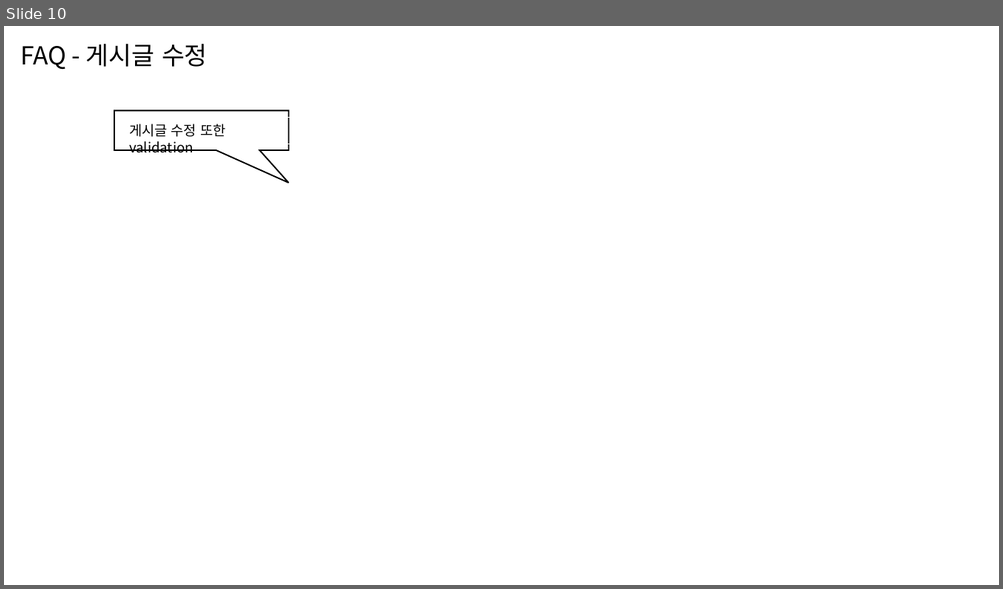
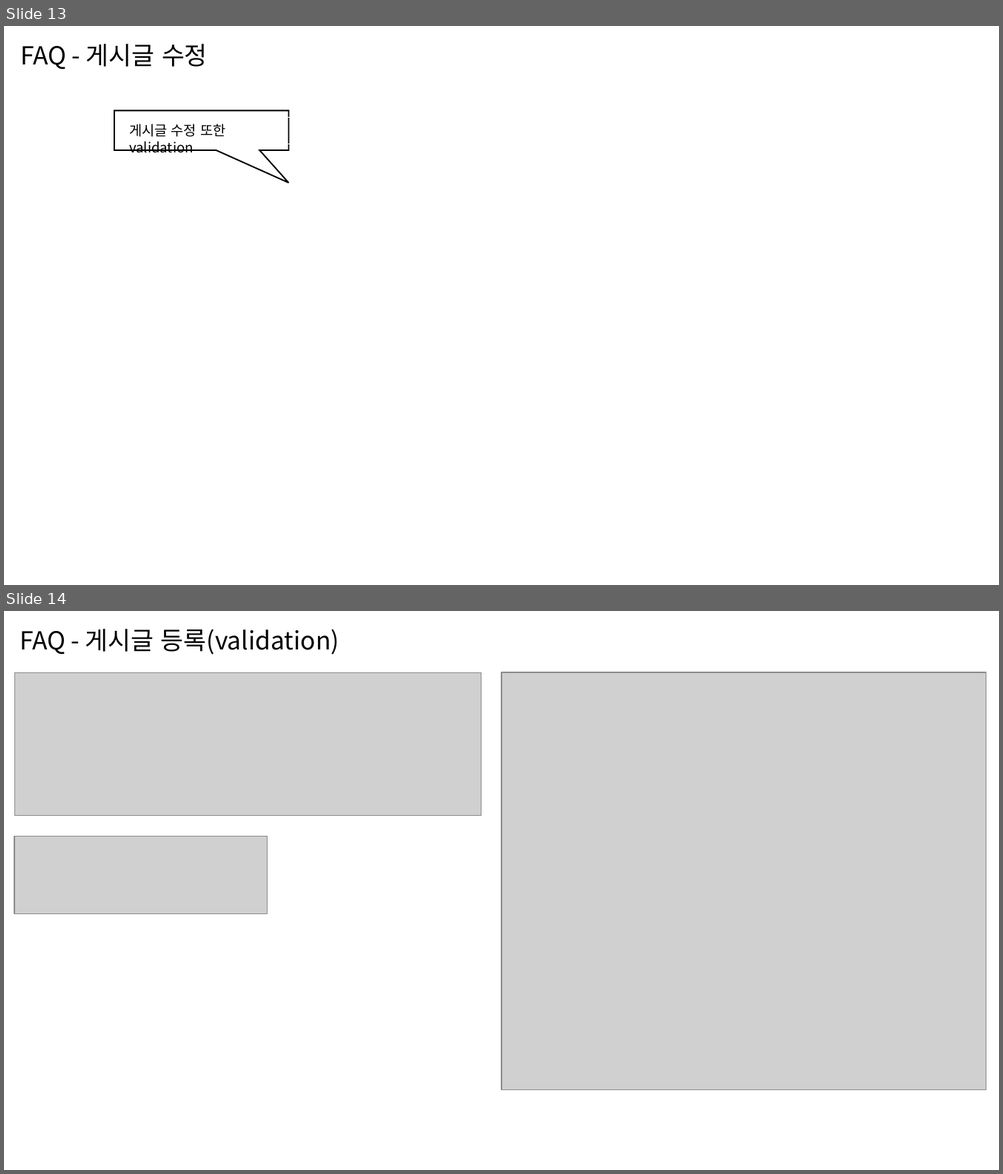
Before and after one commit to sksskdf/Spring_Projects-Java, a slide deck: demo/스마트 휴먼케어.pptx. Shown one above the other, each under a label of ours: slide 10 before the commit, slides 13 and 14 after it. The pictures are 1003x589 and 1003x1174 pixels, drawn with LibreOffice and Linux fonts; fonts in the diff are those of the drawing; grey boxes stand for pictures; background and template pictures are left out. Boxes give left, top, right and bottom in pixels: in the first picture for what was removed or moved away, otherwise in the second. Text is boxed around its words. In the diff, an @@ line names an element or a change of style, - is before the commit and + after.

```diff
--- a/demo/스마트 휴먼케어.pptx
+++ b/demo/스마트 휴먼케어.pptx
@@ slide 14 added at (4,611,999,1170), background #FFFFFF @@
@@ rectangle added at (10,620,365,661), outline #FFFFFF 0 pt, 18 pt, text #000000 @@
+FAQ - 게시글 등록(validation)
@@ picture added at (15,672,481,816) @@
@@ picture added at (501,672,986,1091) @@
@@ picture added at (14,837,267,914) @@
@@ what was slide 10 is now slide 13 @@
```
Also in this commit, not shown: 6 slides changed, 8 other slides added, 3 other files.
